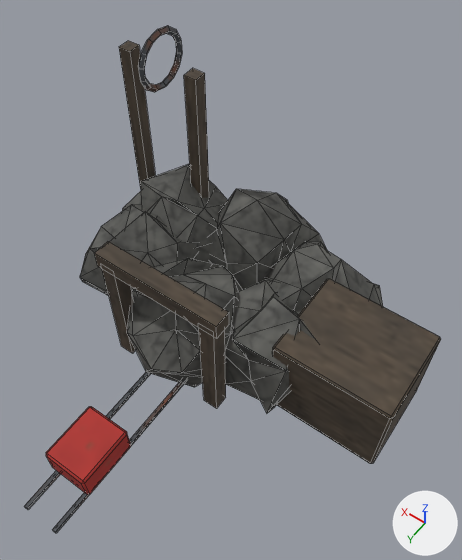
Before and after pictures for a commit that changed the FBX model Export/Meshes/SW_POI/SM_POI_LargeMine.fbx.
Camera for both pictures: a 50 mm lens placed at (-12.4, 14.1, 29.6), pointed at (-2.1, -0.4, 6.8). Arrows for +X, +Y and +Z are at lower right; the lights stay in place. The picture after the commit comes second. Mesh edges are drawn as thin lines.

The scene before the commit, as lines of its bpy script (objects in view):
```python
me_sm_poi_largemine = bpy.data.meshes.new('SM_POI_LargeMine')
me_sm_poi_largemine.from_pydata(...)  # 420 vertices, 636 faces; spans x -11.0..8.4, y -9.4..11.5, z -1.2..13.6
me_sm_poi_largemine.materials.append(mat_m_survivalatlas_embed)  # picture img_t_survivalatlas_color_embed256_png
ob_sm_poi_largemine = bpy.data.objects.new('SM_POI_LargeMine', me_sm_poi_largemine)
ob_sm_poi_largemine.location = (0.0, 0.0, 0.0)
```
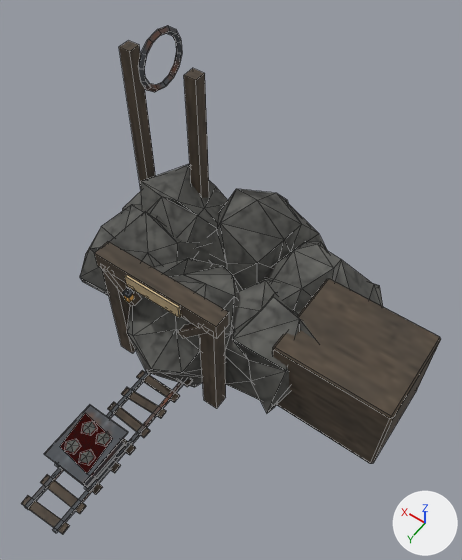
Pixel boxes [x1, y1, x2, y2] of what changed, in the pictures (462 x 560 px; the box of a moved part takes in the faces that stretch with it):
'SM_POI_LargeMine', reshaped
    before: [24, 26, 441, 533]
    after: [21, 26, 441, 534]
part 1 of me_sm_poi_largemine, added (brown)
    after: [125, 274, 181, 318]
part 2 of me_sm_poi_largemine, added
    after: [124, 294, 134, 303]
part 3 of me_sm_poi_largemine, added
    after: [122, 288, 134, 298]
part 4 of me_sm_poi_largemine, added
    after: [179, 380, 193, 387]
part 5 of me_sm_poi_largemine, added
    after: [137, 370, 180, 402]
part 6 of me_sm_poi_largemine, added
    after: [121, 387, 166, 418]
part 7 of me_sm_poi_largemine, added
    after: [108, 402, 150, 438]
part 8 of me_sm_poi_largemine, added
    after: [122, 438, 136, 455]
part 9 of me_sm_poi_largemine, added
    after: [110, 462, 121, 473]
part 10 of me_sm_poi_largemine, added
    after: [92, 483, 103, 495]
part 11 of me_sm_poi_largemine, added (brown)
    after: [41, 475, 86, 514]
part 12 of me_sm_poi_largemine, added (brown)
    after: [21, 495, 69, 534]
part 13 of me_sm_poi_largemine, added
    after: [59, 441, 126, 489]
part 14 of me_sm_poi_largemine, added
    after: [44, 405, 128, 484]
part 15 of me_sm_poi_largemine, added
    after: [97, 432, 110, 445]
part 16 of me_sm_poi_largemine, added
    after: [83, 422, 96, 434]
part 17 of me_sm_poi_largemine, added
    after: [80, 451, 94, 464]
part 18 of me_sm_poi_largemine, added
    after: [66, 440, 79, 453]
part 19 of me_sm_poi_largemine, moved or reshaped
    before: [46, 406, 131, 495]
    after: [55, 413, 113, 476]
part 20 of me_sm_poi_largemine, added
    after: [103, 268, 208, 338]

Edits to the bpy script that builds the scene:
```text
Change me_sm_poi_largemine:
    remove me_sm_poi_largemine.from_pydata(...)  # 420 vertices, 636 faces; spans x -11.0..8.4, y -9.4..11.5, z -1.2..13.6
    add me_sm_poi_largemine.from_pydata(...)  # 652 vertices, 878 faces; spans x -11.0..8.4, y -9.4..11.5, z -1.2..13.6
    me_sm_poi_largemine part 1: a new loose piece, a box spanning x -1.5..1.5, y 2.46..2.58, z 6.85..7.55, in mat_m_survivalatlas_embed (picture img_t_survivalatlas_color_embed256_png)
    me_sm_poi_largemine part 2: a new loose piece, a box spanning x 1.45..1.75, y 2.35..2.65, z 5.68..6.12, in mat_m_survivalatlas_embed (picture img_t_survivalatlas_color_embed256_png)
    me_sm_poi_largemine part 3: a new loose piece, a box spanning x 1.4..1.8, y 2.3..2.7, z 6.12..6.2, in mat_m_survivalatlas_embed (picture img_t_survivalatlas_color_embed256_png)
    me_sm_poi_largemine part 4: the loose piece of 8 vertices spanning x -2.4..2.4, y 1.1..1.3, z 0.1..6.5 is copied, and the copy is scaled about its middle by (0.52, 2.25, 0.0187), then moved by (0.0, 0.8, -3.2); it spans x -1.3..1.3, y 1.7..2.3, z 0.0..0.1
    me_sm_poi_largemine part 5: a new loose piece, a box spanning x -1.25..1.25, y 2.93..3.38, z 0.0..0.12, in mat_m_survivalatlas_embed (picture img_t_survivalatlas_color_embed256_png)
    me_sm_poi_largemine part 6: the loose piece of 8 vertices spanning x -1.0..-0.8, y 1.5..11.5, z 0.0..0.2 is copied, and the copy is scaled about its middle by (12.5, 0.0449, 0.6), then moved by (0.9, -2.2, 0.0); it spans x -1.3..1.3, y 4.0..4.6, z 0.0..0.1
    me_sm_poi_largemine part 7: the loose piece of 8 vertices spanning x -1.0..-0.8, y 1.5..11.5, z 0.0..0.2 is copied, and the copy is scaled about its middle by (12.5, 0.0449, 0.6), then moved by (0.9, -1.1, 0.0); it spans x -1.3..1.3, y 5.2..5.7, z 0.0..0.1
    me_sm_poi_largemine part 8: a new loose piece, a box spanning x -1.25..1.25, y 6.38..6.82, z 0.0..0.12, in mat_m_survivalatlas_embed (picture img_t_survivalatlas_color_embed256_png)
    me_sm_poi_largemine part 9: the loose piece of 8 vertices spanning x -1.0..-0.8, y 1.5..11.5, z 0.0..0.2 is copied, and the copy is scaled about its middle by (12.5, 0.0449, 0.6), then moved by (0.9, 1.2, 0.0); it spans x -1.3..1.3, y 7.5..8.0, z 0.0..0.1
    me_sm_poi_largemine part 10: the loose piece of 8 vertices spanning x -1.0..-0.8, y 1.5..11.5, z 0.0..0.2 is copied, and the copy is scaled about its middle by (12.5, 0.0449, 0.6), then moved by (0.9, 2.4, 0.0); it spans x -1.3..1.3, y 8.6..9.2, z 0.0..0.1
    me_sm_poi_largemine part 11: a new loose piece, a box spanning x -1.25..1.25, y 9.82..10.28, z 0.0..0.12, in mat_m_survivalatlas_embed (picture img_t_survivalatlas_color_embed256_png)
    me_sm_poi_largemine part 12: the loose piece of 8 vertices spanning x -1.0..-0.8, y 1.5..11.5, z 0.0..0.2 is copied, and the copy is scaled about its middle by (12.5, 0.0449, 0.6), then moved by (0.9, 4.7, 0.0); it spans x -1.3..1.3, y 10.9..11.5, z 0.0..0.1
    me_sm_poi_largemine part 13: a new loose piece, a box spanning x -1.0..1.0, y 6.7..9.3, z 0.6..0.9, in mat_m_survivalatlas_embed (picture img_t_survivalatlas_color_embed256_png)
    me_sm_poi_largemine part 14: a new loose piece, a box spanning x -1.2..1.2, y 6.5..9.5, z 1.9..2.0, in mat_m_survivalatlas_embed (picture img_t_survivalatlas_color_embed256_png)
    me_sm_poi_largemine part 15: a new loose piece, an icosphere of 20 faces spanning x -0.9..-0.1, y 7.02..7.78, z 1.58..2.12, in mat_m_survivalatlas_embed (picture img_t_survivalatlas_color_embed256_png)
    me_sm_poi_largemine part 16: a new loose piece, an icosphere of 20 faces spanning x 0.0..0.8, y 7.02..7.78, z 1.58..2.12, in mat_m_survivalatlas_embed (picture img_t_survivalatlas_color_embed256_png)
    me_sm_poi_largemine part 17: a new loose piece, an icosphere of 20 faces spanning x -0.9..-0.1, y 8.12..8.88, z 1.58..2.12, in mat_m_survivalatlas_embed (picture img_t_survivalatlas_color_embed256_png)
    me_sm_poi_largemine part 18: a new loose piece, an icosphere of 20 faces spanning x 0.0..0.8, y 8.12..8.88, z 1.58..2.12, in mat_m_survivalatlas_embed (picture img_t_survivalatlas_color_embed256_png)
    me_sm_poi_largemine part 19: 23 vertices removed from x -1.2..1.2, y 6.5..9.5, z 0.4..2.0; 23 vertices added at x -1.1..1.1, y 6.9..9.4, z 0.1..2.0
    me_sm_poi_largemine part 20: 24 vertices added at x -2.9..2.9, y 2.0..2.5, z 5.2..7.2
    other edits to the shape of me_sm_poi_largemine do not show in these pictures
```
